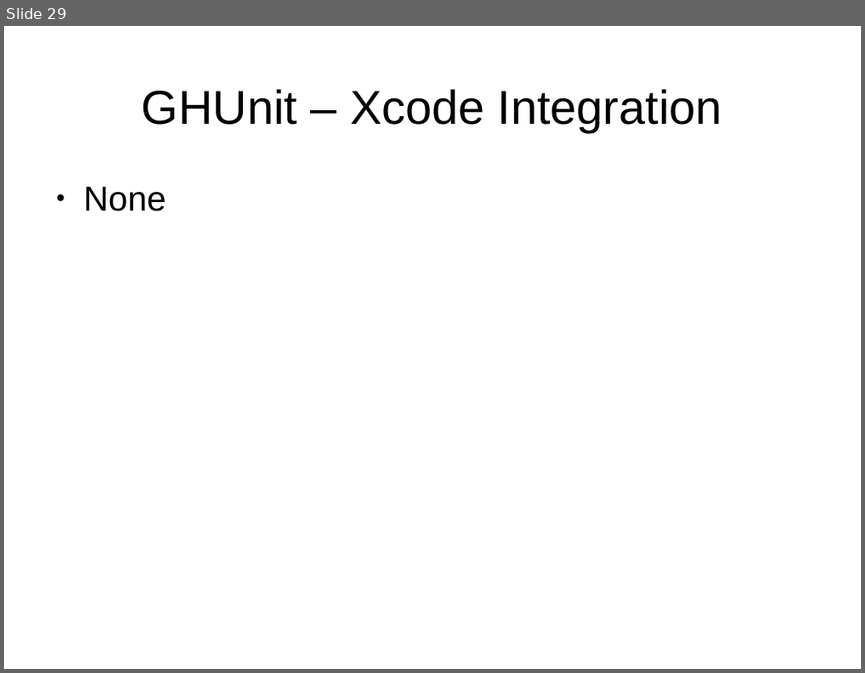
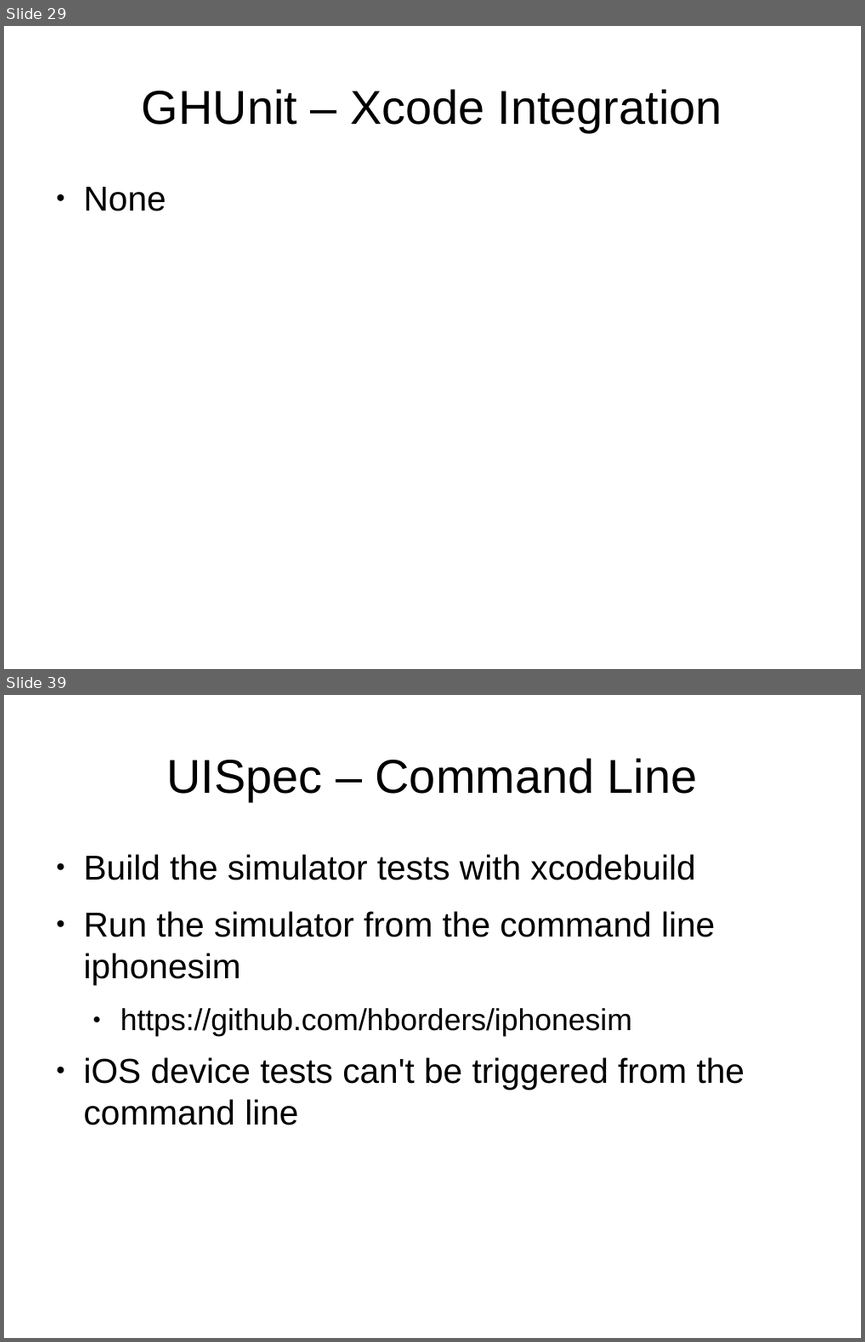
Before and after one commit to StlMobileDev/iPhone-Testing, a slide deck: Testing-Testing-iOS.odp. Shown one above the other, each under a label of ours: slide 29 before the commit, slides 29 and 39 after it; the slides between them are not shown. The pictures are 865x673 and 865x1342 pixels, drawn with LibreOffice and Linux fonts; fonts in the diff are those of the drawing. Boxes give left, top, right and bottom in pixels: in the first picture for what was removed or moved away, otherwise in the second. Text is boxed around its words. In the diff, an @@ line names an element or a change of style, - is before the commit and + after.

Commit message:
Updated with UISpec

```diff
--- a/Testing-Testing-iOS.odp
+++ b/Testing-Testing-iOS.odp
@@ slide 39 added at <box>4,695,861,1338</box>, background #FFFFFF @@
@@ title added at <box>167,758,698,801</box>, 44 pt, text #000000 @@
+UISpec – Command Line
@@ text added at <box>84,854,744,1125</box>, 32 pt, text #000000 @@
+● Build the simulator tests with xcodebuild
+● Run the simulator from the command line iphonesim
+  ● https://github.com/hborders/iphonesim
+● iOS device tests can't be triggered from the command line
```
Also in this commit, not shown: 5 slides changed, 8 other slides added, 1 other file.
